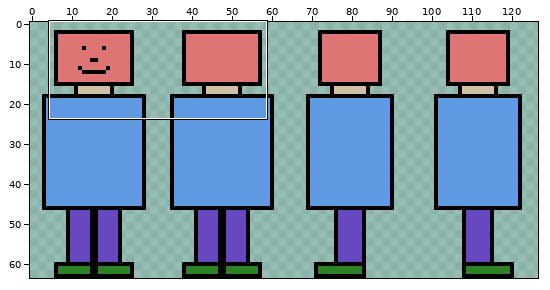
Edited in one commit: sprite sheet (res/characters/player.png). Above: a wide view before the commit, with the close-up outlined.
Close-up. First the earlier version:
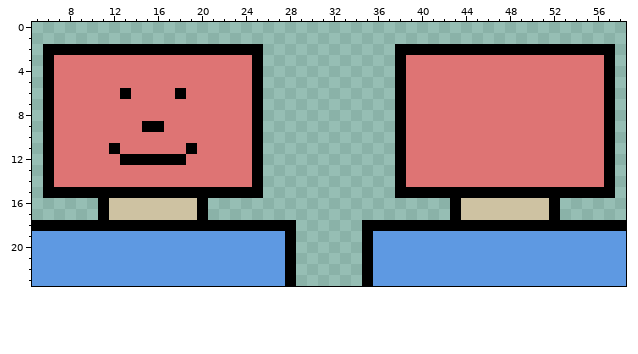
The file is 128x64 pixels. Shown: x 5..58, y 0..23. The wide view leaves out empty margins.
The same view after the edit:
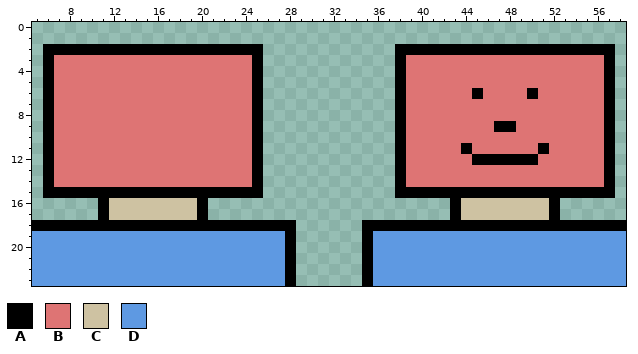
Palette (. is transparent): A #000000  B #de7474  C #cec2a2  D #5e99e2
Commit message: Fixed the up and down frames being swapped.
Change:
{"y":6,"x":13,"old":"A","new":"B"}
{"y":6,"x":18,"old":"A","new":"B"}
{"y":6,"x":45,"old":"B","new":"A"}
{"y":6,"x":50,"old":"B","new":"A"}
{"y":9,"x":15,"old":"AA","new":"BB"}
{"y":9,"x":47,"old":"BB","new":"AA"}
{"y":11,"x":12,"old":"A","new":"B"}
{"y":11,"x":19,"old":"A","new":"B"}
{"y":11,"x":44,"old":"B","new":"A"}
{"y":11,"x":51,"old":"B","new":"A"}
{"y":12,"x":13,"old":"AAAAAA","new":"BBBBBB"}
{"y":12,"x":45,"old":"BBBBBB","new":"AAAAAA"}
